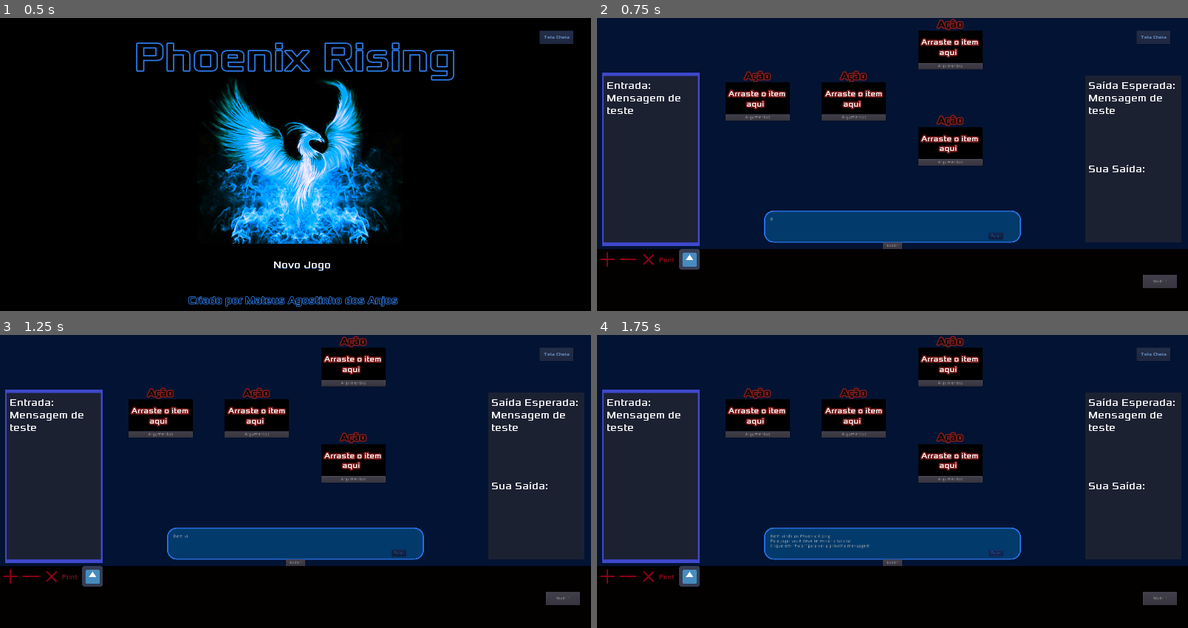
Above: before the commit, frames 1-4 (two rows, left to right).
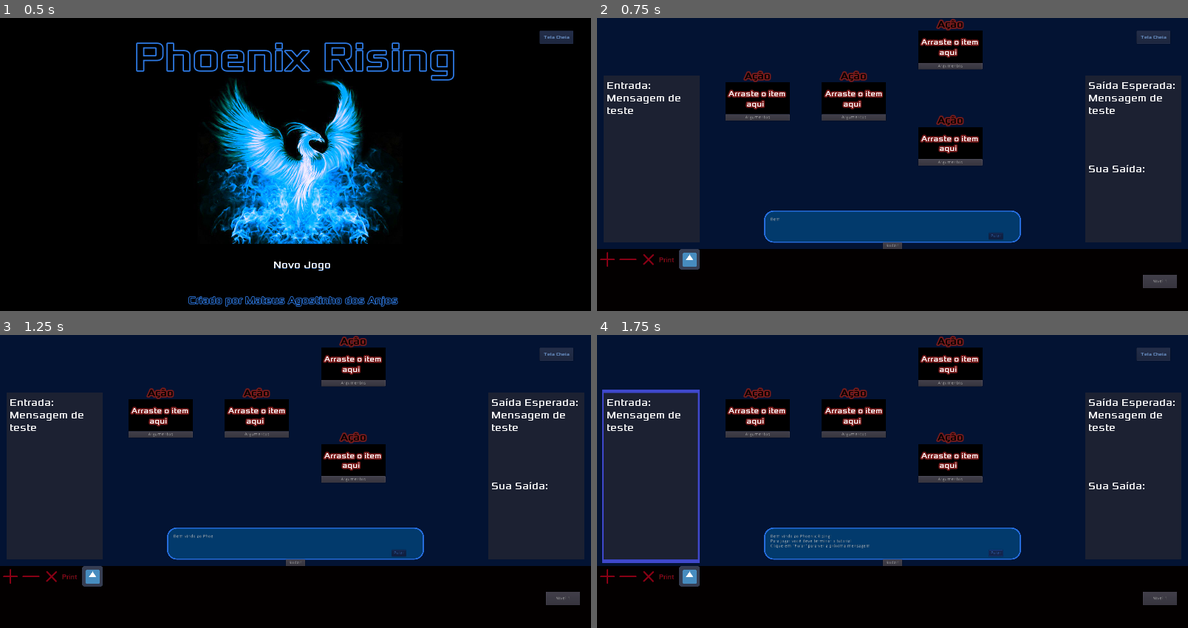
Above: after the commit, the same moments.

Repository: MateusdosAnjos/MAC0499
Game: Godot game, scene res://TelaInicial/TitleScreen.tscn
Two runs of this game, one before a commit and one after it. Both use one fixed random seed, a clock stepped at 60 frames per second and the inputs below.
Inputs:
- Up to frame 1 (0.5 s): no input
- Up to frame 2 (0.75 s): click "Novo Jogo" at 0.5 s
- Up to frame 3 (1.25 s): no input
- Up to frame 4 (1.75 s): click "Pular" at 1.25 s

Frame 1 is identical in both runs. In frame 2, 0.8% of the frame differs, in the area x 0-31%, y 18-78%; in frame 3, 0.8%, in the area x 0-36%, y 18-78%; in frame 4, nothing differs.

Commit message:
criada uma funcao para administrar os efeitos visuais do tutorial

Diff:
--- a/Phoenix Rising/Tutorial/DialogBox.gd
+++ b/Phoenix Rising/Tutorial/DialogBox.gd
@@ -21,22 +21,24 @@
     for node_name in visual_dialog_nodes:
         get_parent().get_node(node_name).hide()
 
-
 func _on_Timer_timeout():
-    get_parent().get_node(visual_dialog_nodes[page]).show()
     set_visible_characters(get_visible_characters()+1)
     if page == max_pages and get_visible_characters() > get_total_character_count():
         SkipButton.text = "Esconder"
 
 func _on_Skip_pressed():
-        if SkipButton.text == "Esconder":
-            get_parent().hide()
-            get_tree().paused = false
+    show_visual()
+    if SkipButton.text == "Esconder":
+        get_parent().hide()
+        get_tree().paused = false
+    else:
+        if get_visible_characters() > get_total_character_count():
+            if page < dialog.size()-1:
+                page += 1
+                set_bbcode(dialog[page])
+                set_visible_characters(0)
         else:
-            if get_visible_characters() > get_total_character_count():
-                if page < dialog.size()-1:
-                    page += 1
-                    set_bbcode(dialog[page])
-                    set_visible_characters(0)
-            else:
-                set_visible_characters(get_total_character_count())
+            set_visible_characters(get_total_character_count())
+
+func show_visual():
+    get_parent().get_node(visual_dialog_nodes[page]).show()
--- a/Phoenix Rising/Tutorial/DialogBox.tscn
+++ b/Phoenix Rising/Tutorial/DialogBox.tscn
@@ -35,7 +35,7 @@
 script = ExtResource( 1 )
 
 [node name="Timer" type="Timer" parent="."]
-wait_time = 0.1
+wait_time = 0.04
 autostart = true
 
 [node name="Skip" type="Button" parent="."]
